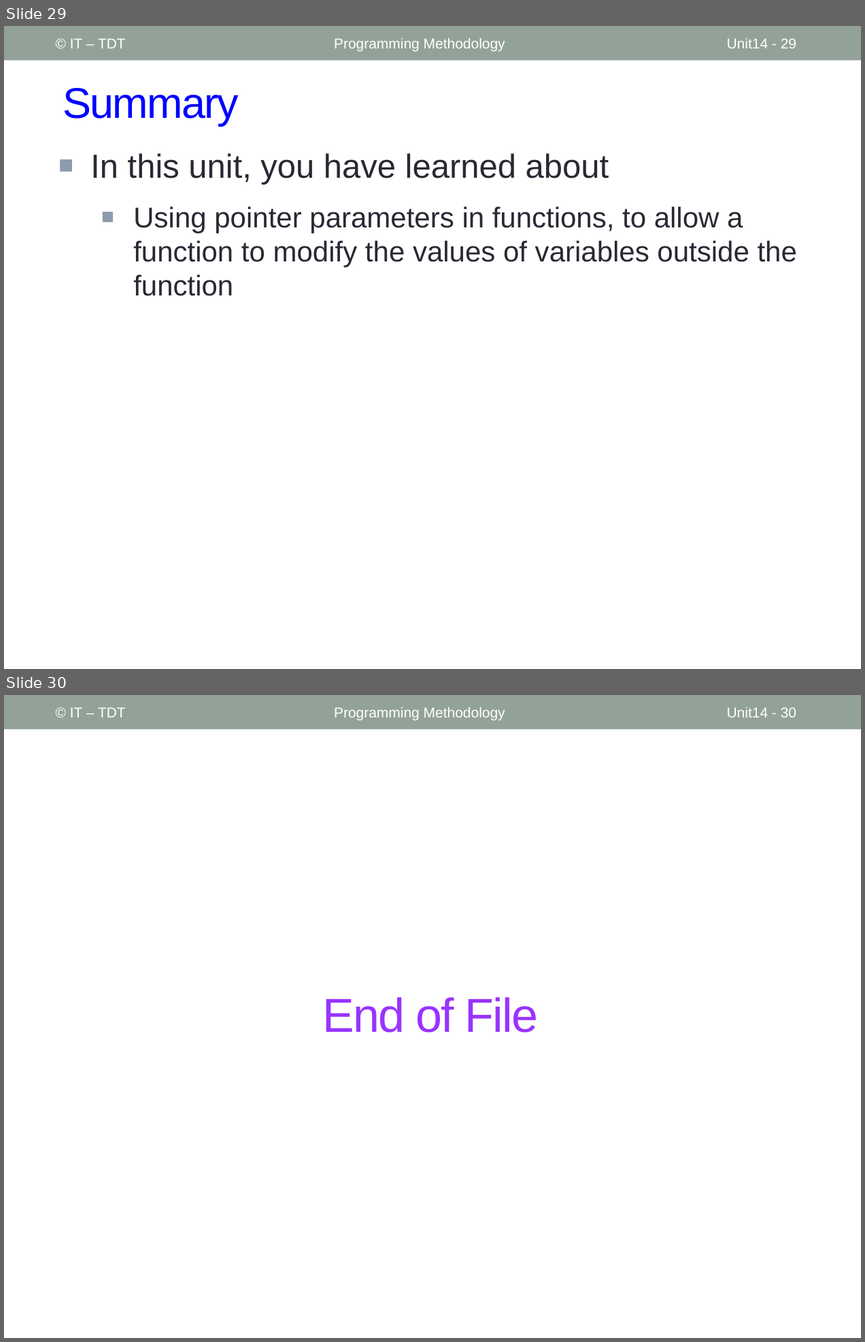
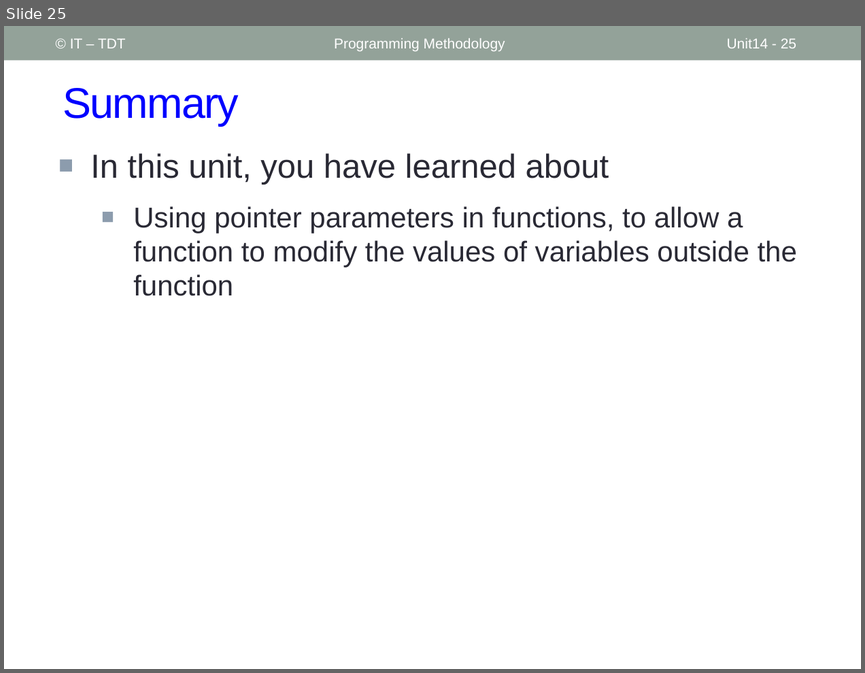
Before and after one commit to coder1097/Programming-Methodology, a slide deck: PPLT_Slides/Slides/Unit14_Functions_with_Pointer_Parameters.pptx. Shown one above the other, each under a label of ours: slides 29 and 30 before the commit, slide 25 after it. The pictures are 865x1342 and 865x673 pixels, drawn with LibreOffice and Linux fonts; fonts in the diff are those of the drawing. Boxes give left, top, right and bottom in pixels: in the first picture for what was removed or moved away, otherwise in the second. Text is boxed around its words. In the diff, an @@ line names an element or a change of style, - is before the commit and + after.

```diff
--- a/PPLT_Slides/Slides/Unit14_Functions_with_Pointer_Parameters.pptx
+++ b/PPLT_Slides/Slides/Unit14_Functions_with_Pointer_Parameters.pptx
@@ slide 30 removed at (4, 695, 861, 1338), background #FFFFFF; not listed: 1 template element that a slide beside it also shows @@
@@ text removed at (70, 707, 126, 717) @@
-© IT – TDT
@@ text removed at (334, 707, 505, 720) @@
-Programming Methodology
@@ page number removed at (727, 707, 796, 717) @@
-Unit14 - 30
@@ title removed at (322, 997, 538, 1032) @@
-End of File
@@ what was slide 29 is now slide 25 @@
@@ page number at (727, 38, 796, 48): text changed @@
-Unit14 - 29
+Unit14 - 25
```
Also in this commit, not shown: 4 other slides removed, 35 other files.
